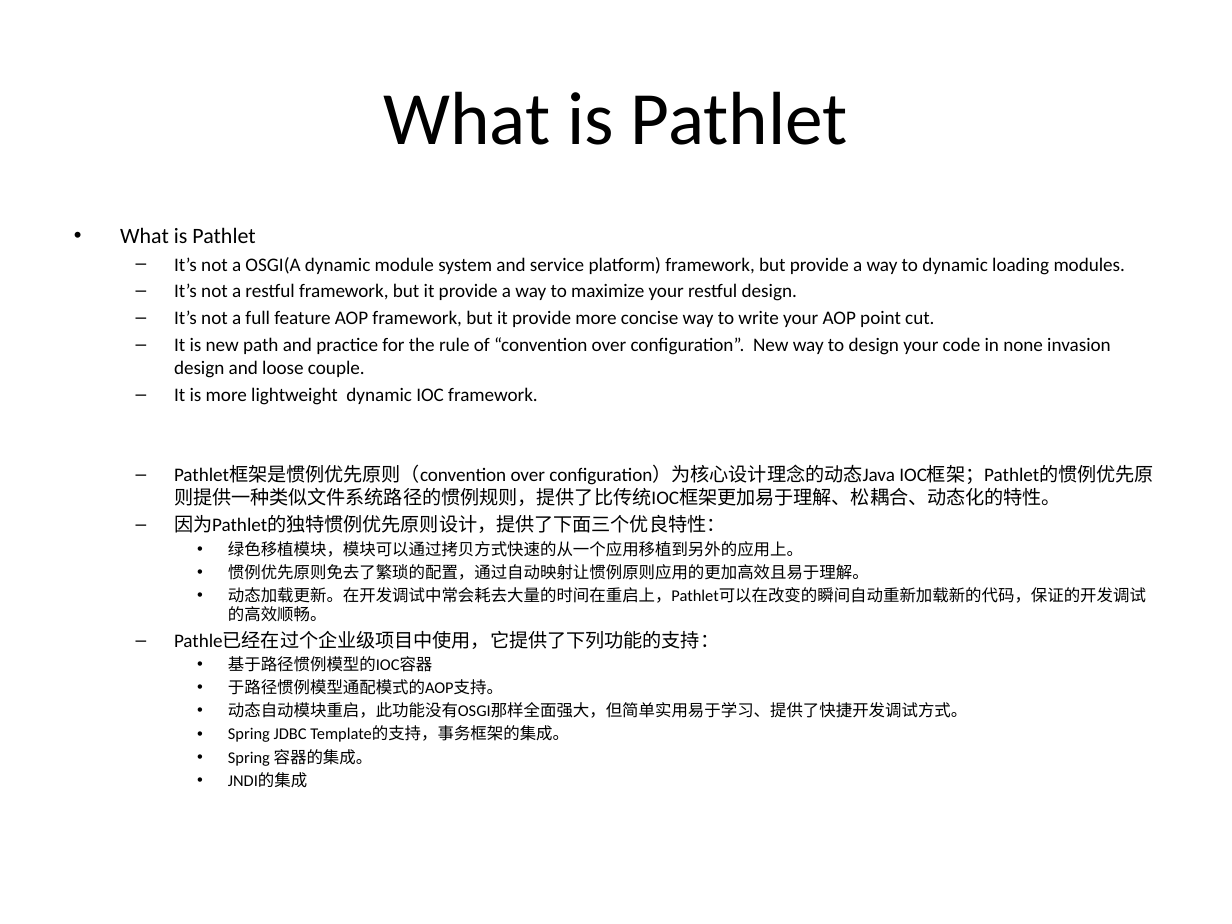
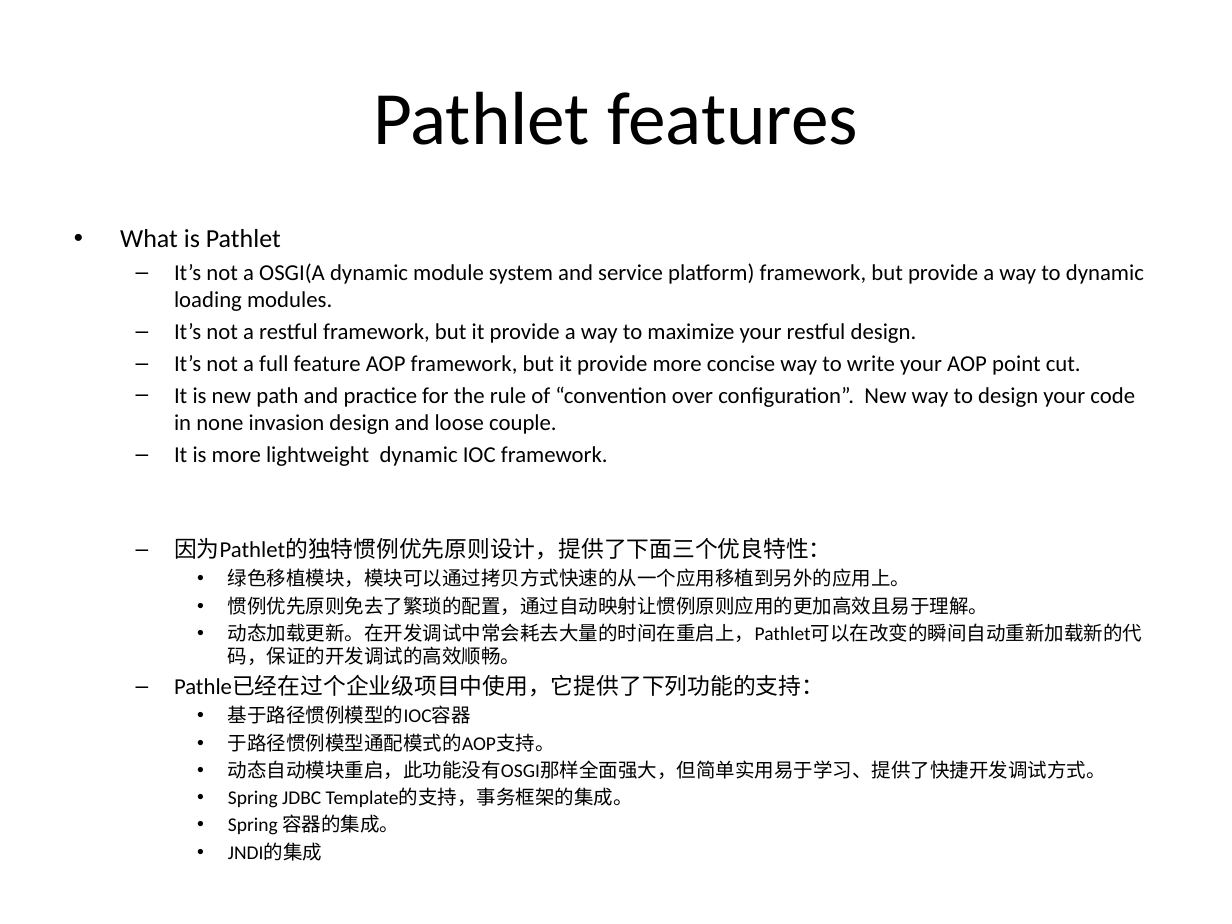
Before and after one commit to zhangclong/pathlet, a slide deck: slide 4 of docs/Pathlet 设计简介.pptx (slide 2 before the commit). Drawn at 1232x924 pixels with LibreOffice and Linux fonts; fonts in the diff are those of the drawing. Boxes give left, top, right and bottom in pixels: in the first picture for what was removed or moved away, otherwise in the second. Text is boxed around its words. In the diff, an @@ line names an element or a change of style, - is before the commit and + after.

Commit message:
1. Revised the Pathlet guide. 2. Modified the core test code

```diff
--- a/docs/Pathlet 设计简介.pptx
+++ b/docs/Pathlet 设计简介.pptx
@@ title at bbox=[373, 91, 858, 145]: text changed @@
-What is Pathlet
+Pathlet features
@@ text "What is Pathlet" at bbox=[120, 229, 1144, 835]: size 12.8 to 15.2 pt in "What is Pathlet"; size 11.2 to 13.3 pt in "It’s not a OSGI(A dynamic module system ...", "It’s not a restful framework, but it ...", "It’s not a full feature AOP framework, ...", "It is new path and practice for ..." and 3 more places; size 9.6 to 11.4 pt in "绿色移植模块，模块可以通过拷贝方式快速的从一个应用移植到另外的应用上。", "惯例优先原则免去了繁琐的配置，通过自动映射让惯例原则应用的更加高效且易于理解。", "动态加载更新。在开发调试中常会耗去大量的时间在重启上，Pathlet可以在改变的瞬间自动重新加载新的代码，保证的开发调试 ...", "基于路径惯例模型的IOC容器" and 5 more places @@
@@ text at bbox=[174, 466, 1154, 506]: paragraph removed @@
-  – Pathlet框架是惯例优先原则（convention over configuration）为核心设计理念的动态Java IOC框架；Pathlet的惯例优先原则提供一种类似文件系统路径的惯例规则，提供了比传统IOC框架更加易于理解、松耦合、动态化的特性。
```
Also in this commit, not shown: 3 other slides changed, 3 slides added, 1 slide removed, 39 other files.
